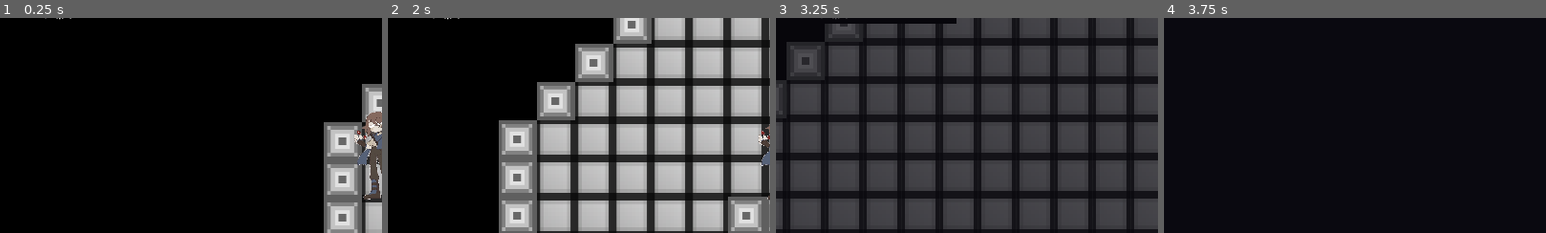
Above: before the commit, frames 1-4 (left to right).
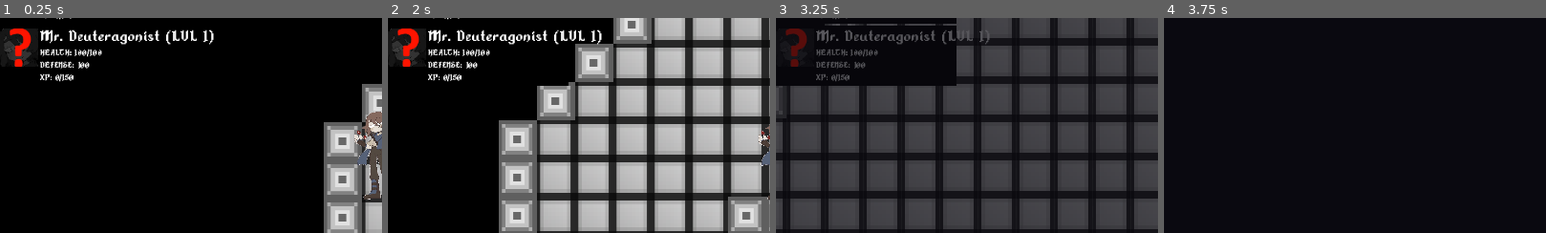
Above: after the commit, the same moments.

Repository: Xpost2000/G.G.D.C.-Team-Project
Game: Godot game, scene res://main_scene/MainGameScreen.tscn
Same seed, same stepped clock (60 frames per second), same inputs: the game is played once before the commit and once after it.
Inputs:
- Up to frame 1 (0.25 s): no input
- Up to frame 2 (2 s): tap Enter at 0.5 s; hold Right (ui_right) 0.53-1.28 s; hold Shift (game_sprinting_action) 0.53-1.28 s; hold Down (ui_down) from 1.28 s (still down); tap Shift (game_sprinting_action) at 1.35 s
- Up to frame 3 (3.25 s): release Down (ui_down) at 2.03 s; hold Right (ui_right) 2.03-2.78 s; hold Shift (game_sprinting_action) 2.03-2.78 s; hold Up (ui_up) from 2.78 s (still down); tap Shift (game_sprinting_action) at 2.85 s
- Up to frame 4 (3.75 s): release Up (ui_up) at 3.53 s; hold Left (ui_left) from 3.53 s (still down); hold Shift (game_sprinting_action) from 3.53 s (still down)
The pictures show only the part of the screen within x 0-50%, y 13-63%; the shares and areas given below are measured in that part.

The runs differ from the first frame. In frame 1, 2.7% of the frame differs, in the area x 0-56%, y 4-30%; in frame 2, 2.9%; in frame 3, 7.9%, in the area x 0-56%, y 3-32%; in frame 4, nothing differs.

Commit message:
Inventory System fundamentals complete enough.

Diff:
--- a/game/PlayerCharacter.gd
+++ b/game/PlayerCharacter.gd
@@ -76,6 +76,7 @@
 
 func _ready():
 	add_party_member_default("Mr. Protagonist");
+	add_party_member_default("Mr. Deuteragonist");
 	inventory = [["healing_grass", 15],
 				 ["healing_pod", 5]];
 	pass;
--- a/ui/Inventory.gd
+++ b/ui/Inventory.gd
@@ -1,4 +1,6 @@
 extends ColorRect
+
+signal prompt_for_item_usage_selection(party_members, item_name);
 
 onready var inventory_item_list = $InventoryItemList;
 onready var item_preview_widget = $ItemPreview;
@@ -36,6 +38,9 @@
 									   inventory_item_entry_information[0]);
 		else:
 			print("prompt for usage on item");
+			emit_signal("prompt_for_item_usage_selection",
+						currently_observing_thing.party_members,
+						inventory_item_entry_information[0]);
 
 
 func _on_InventoryItemList_nothing_selected():
--- a/ui/InventoryUI.gd
+++ b/ui/InventoryUI.gd
@@ -1,5 +1,17 @@
 extends Control
+
+onready var inventory_widget = $Inventory;
+onready var party_member_selection_widget = $PartyMemberSelection;
+
+func _ready():
+	party_member_selection_widget.hide();
 
 func update_based_on_entity(thing, inventory):
 	$Inventory.update_based_on_entity(thing, inventory);
-	pass;
+
+func _on_Inventory_prompt_for_item_usage_selection(party_members, item_to_be_using):
+	party_member_selection_widget.show();
+	party_member_selection_widget.open_prompt(party_members, item_to_be_using);
+
+func _on_PartyMemberSelection_ask_to_close_prompt():
+	party_member_selection_widget.hide();
--- /dev/null
+++ b/ui/PartyMemberSelectionForItemConsumation.gd
@@ -0,0 +1,24 @@
+# I meant ITEM_CONSUMPTION... Oh well it's kind of funny I guess.
+extends ColorRect
+
+signal ask_to_close_prompt;
+
+onready var selection_item_list = $Selections;
+
+var reference_to_party_member_list = null;
+var item_to_be_using = null;
+
+func open_prompt(party_members, item_to_use):
+	reference_to_party_member_list = party_members;
+	selection_item_list.clear();
+	item_to_be_using = item_to_use;
+
+	for party_member in party_members:
+		selection_item_list.add_item(party_member.name, null);
+
+func _on_Selections_item_activated(index):
+	var character_to_use_item_on = reference_to_party_member_list[index];
+	ItemDatabase.apply_item_to(character_to_use_item_on,
+							   item_to_be_using);
+
+	emit_signal("ask_to_close_prompt");
--- a/ui/UILayer.gd
+++ b/ui/UILayer.gd
@@ -80,3 +80,7 @@
 		close_inventory();
 	else:
 		show_inventory();
+
+
+func _on_Inventory_prompt_for_item_usage_selection(party_members, item_name):
+	pass # Replace with function body.
--- a/ui/UILayer.tscn
+++ b/ui/UILayer.tscn
@@ -1,9 +1,10 @@
-[gd_scene load_steps=13 format=2]
+[gd_scene load_steps=16 format=2]
 
 [ext_resource path="res://fonts/Alkhemikal.ttf" type="DynamicFontData" id=1]
 [ext_resource path="res://ui/PartyMemberInformation.gd" type="Script" id=2]
 [ext_resource path="res://ui/UILayer.gd" type="Script" id=3]
 [ext_resource path="res://ui/DimmerRect.gd" type="Script" id=4]
+[ext_resource path="res://ui/PartyMemberSelectionForItemConsumation.gd" type="Script" id=5]
 [ext_resource path="res://images/light_blob.png" type="Texture" id=6]
 [ext_resource path="res://ui/Inventory.gd" type="Script" id=7]
 [ext_resource path="res://ui/ItemPreview.gd" type="Script" id=8]
@@ -23,6 +24,14 @@
 
 [sub_resource type="DynamicFont" id=7]
 size = 49
+font_data = ExtResource( 1 )
+
+[sub_resource type="DynamicFont" id=8]
+size = 72
+font_data = ExtResource( 1 )
+
+[sub_resource type="DynamicFont" id=9]
+size = 36
 font_data = ExtResource( 1 )
 
 [node name="UILayer" type="CanvasLayer"]
@@ -140,6 +149,37 @@
 __meta__ = {
 "_edit_use_anchors_": false
 }
+
+[node name="PartyMemberSelection" type="ColorRect" parent="InventoryUI"]
+margin_left = 339.0
+margin_top = 148.0
+margin_right = 725.0
+margin_bottom = 443.0
+color = Color( 0, 0, 0, 1 )
+script = ExtResource( 5 )
+__meta__ = {
+"_edit_use_anchors_": false
+}
+
+[node name="Label" type="Label" parent="InventoryUI/PartyMemberSelection"]
+margin_left = 4.00452
+margin_top = -1.33484
+margin_right = 387.005
+margin_bottom = 93.6652
+custom_fonts/font = SubResource( 8 )
+text = "Use on Who?"
+align = 1
+valign = 1
+
+[node name="Selections" type="ItemList" parent="InventoryUI/PartyMemberSelection"]
+margin_left = 27.0
+margin_top = 88.0
+margin_right = 352.0
+margin_bottom = 271.0
+custom_fonts/font = SubResource( 9 )
+[connection signal="prompt_for_item_usage_selection" from="InventoryUI/Inventory" to="InventoryUI" method="_on_Inventory_prompt_for_item_usage_selection"]
 [connection signal="item_activated" from="InventoryUI/Inventory/InventoryItemList" to="InventoryUI/Inventory" method="_on_InventoryItemList_item_activated"]
 [connection signal="item_selected" from="InventoryUI/Inventory/InventoryItemList" to="InventoryUI/Inventory" method="_on_InventoryItemList_item_selected"]
 [connection signal="nothing_selected" from="InventoryUI/Inventory/InventoryItemList" to="InventoryUI/Inventory" method="_on_InventoryItemList_nothing_selected"]
+[connection signal="ask_to_close_prompt" from="InventoryUI/PartyMemberSelection" to="InventoryUI" method="_on_PartyMemberSelection_ask_to_close_prompt"]
+[connection signal="item_activated" from="InventoryUI/PartyMemberSelection/Selections" to="InventoryUI/PartyMemberSelection" method="_on_Selections_item_activated"]
